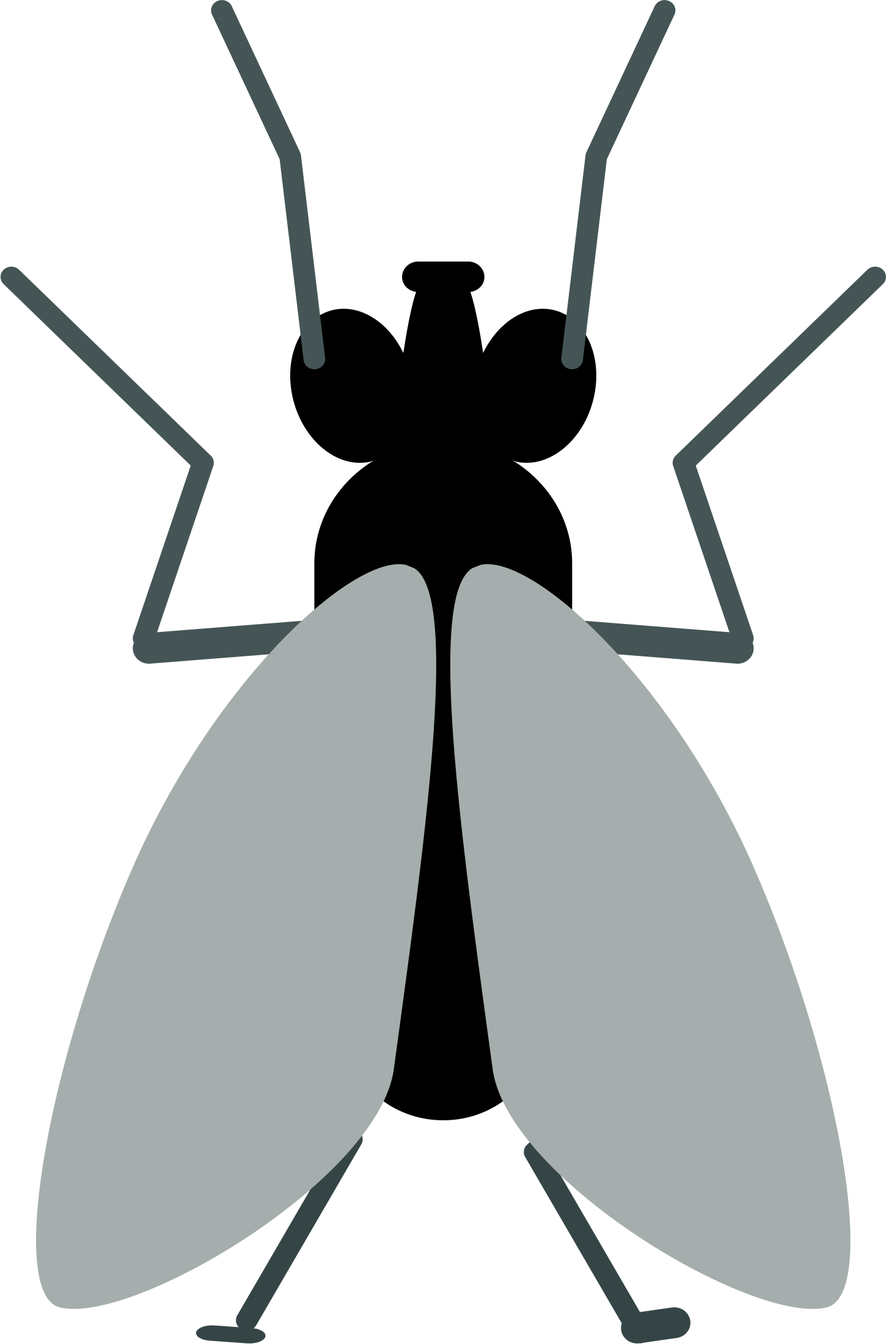
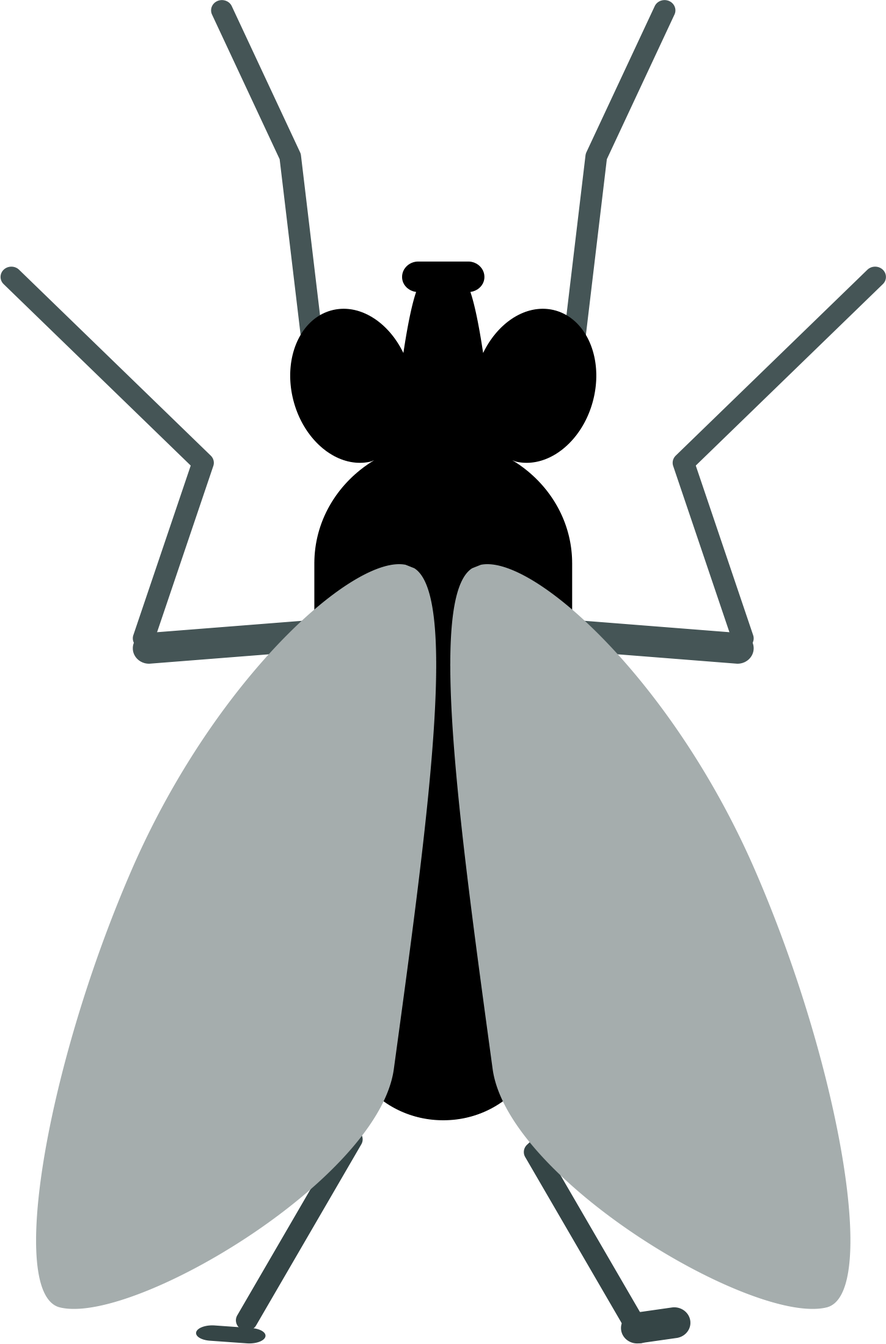
Before/after of a 886px x 1344px layered artwork. What changed in the layer stack:
removed group "Fly" (17 layers) over [300, 314, 587, 370]
moved "Body" out of group "Fly" over [300, 314, 587, 370]
moved "Left Hand 2" out of group "Left Hand", painted on it over [300, 314, 326, 370]
removed group "Right Hand" (2 layers) from group "Fly" over [561, 314, 587, 370]
moved "Right Hand 2" out of group "Right Hand", painted on it over [561, 314, 587, 370]
removed group "Left Hand" (2 layers) from group "Fly" over [300, 314, 326, 370]
renamed "Right Front Leg" to "RightShakh", moved it out of group "Fly" over [561, 314, 587, 370]
renamed "Left Front Leg" to "Left Shakh", moved it out of group "Fly" over [300, 314, 326, 370]
